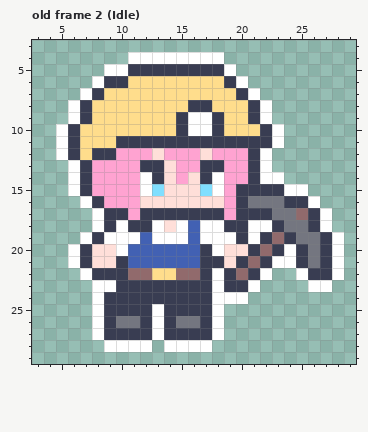
Edited in one commit: pixel-art file (scenes/characters/Miny/Miny.aseprite). This is how it looked before the edit.
32x32 pixels, 5 frames. Shown: old frame 2 (Idle): x 3..29, y 3..29.
Now the later version:
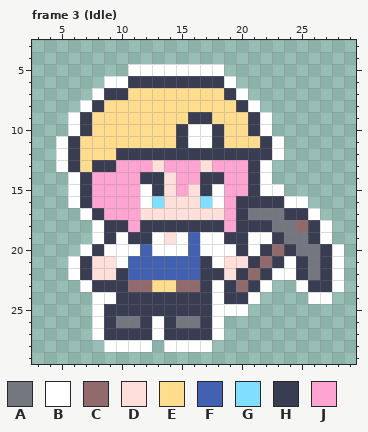
Palette (. is transparent): A #747680  B #ffffff  C #916a6c  D #ffdfd9  E #ffdd8c  F #4261b3  G #80dfff  H #393d52  J #ffa3d1
A new or re-ordered frame is compared with the old frame closest to it.
What changed:
frames 5 -> 6
--- frame 3 (Idle) is new; against old frame 2 (Idle)
@@ x 3..29 @@
  3 ...........................
- 4 ........BBBBBBBB...........
- 5 ......BBHHHHHHHHB..........
- 6 .....BHHEEEEEEEEHB.........
- 7 ....BHEEEEEEEEEEEHB........
- 8 ...BHEEEEEEEEHHEEEHB.......
- 9 ...BHEEEEEEEHBBHEEHB.......
-10 ..BHEEEEEEEEHBBHEEEHB......
-11 ..BHEEEHHHHHHHHHHHHHB......
-12 ..BHEHHJJJDJJJDJJJHB.......
-13 ...BHJJJJHHDJJHHJJHB.......
-14 ...BHJJJJBHDJDHBJJHBB......
-15 ...BHJJJJBGDDDGBJHHHHBB....
-16 ....BHJJJDDDDDDDJHAAAHHB...
-17 .....BHHJHHHHHHHJHHHAACHB..
-18 .....BHBHHBDBFBBHHBBHAAHB..
-19 ....BHBBBFBBBFBBBHBHCHAAHB.
-20 ...BHDDBFFFFFFHBDDHCHBHAHB.
-21 ...BHDDHFFFFFFHHDHCHBBHAHB.
-22 ....BHHHCCEECCHBHCHB..BHHB.
-23 .....BBHHHHHHHHBHHB....BB..
-24 .....BHHHHHHHHHBBB.........
-25 .....BHHHHBHHHHB...........
+ 4 ...........................
+ 5 ........BBBBBBBB...........
+ 6 ......BBHHHHHHHHB..........
+ 7 .....BHHEEEEEEEEHB.........
+ 8 ....BHEEEEEEEEEEEHB........
+ 9 ...BHEEEEEEEEHHEEEHB.......
+10 ...BHEEEEEEEHBBHEEHB.......
+11 ..BHEEEEEEEEHBBHEEEHB......
+12 ..BHEEEHHHHHHHHHHHHHB......
+13 ..BHEHHJJJDJJJDJJJHB.......
+14 ...BHJJJJHHDJJHHJJHB.......
+15 ...BHJJJJBHDJDHBJJHBB......
+16 ...BHJJJJBGDDDGBJHHHHBB....
+17 ....BHJJJDDDDDDDJHAAAHHB...
+18 .....BHHJHHHHHHHJHHHAACHB..
+19 .....BHBHHBDBFBBHHBBHAAHB..
+20 ....BHBBBFBBBFBBBHBHCHAAHB.
+21 ...BHDDBFFFFFFHBDDHCHBHAHB.
+22 ...BHDDHFFFFFFHHDHCHBBHAHB.
+23 ....BHHHCCEECCHBHCHB..BHHB.
+24 .....BBHHHHHHHHBHHB....BB..
+25 .....BHHHHHHHHHBBB.........
 26 .....BHAAHBHAAHB...........
